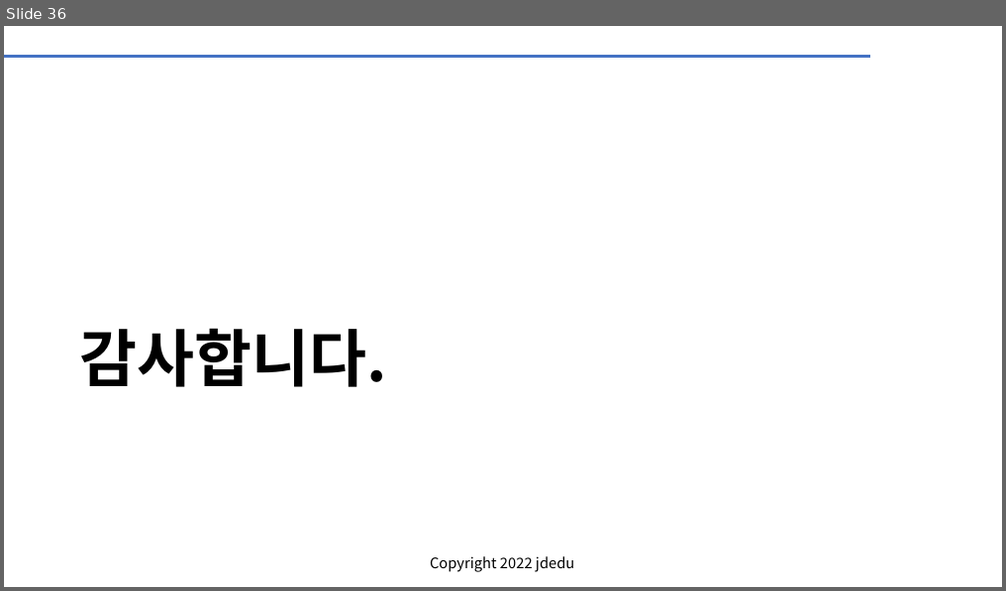
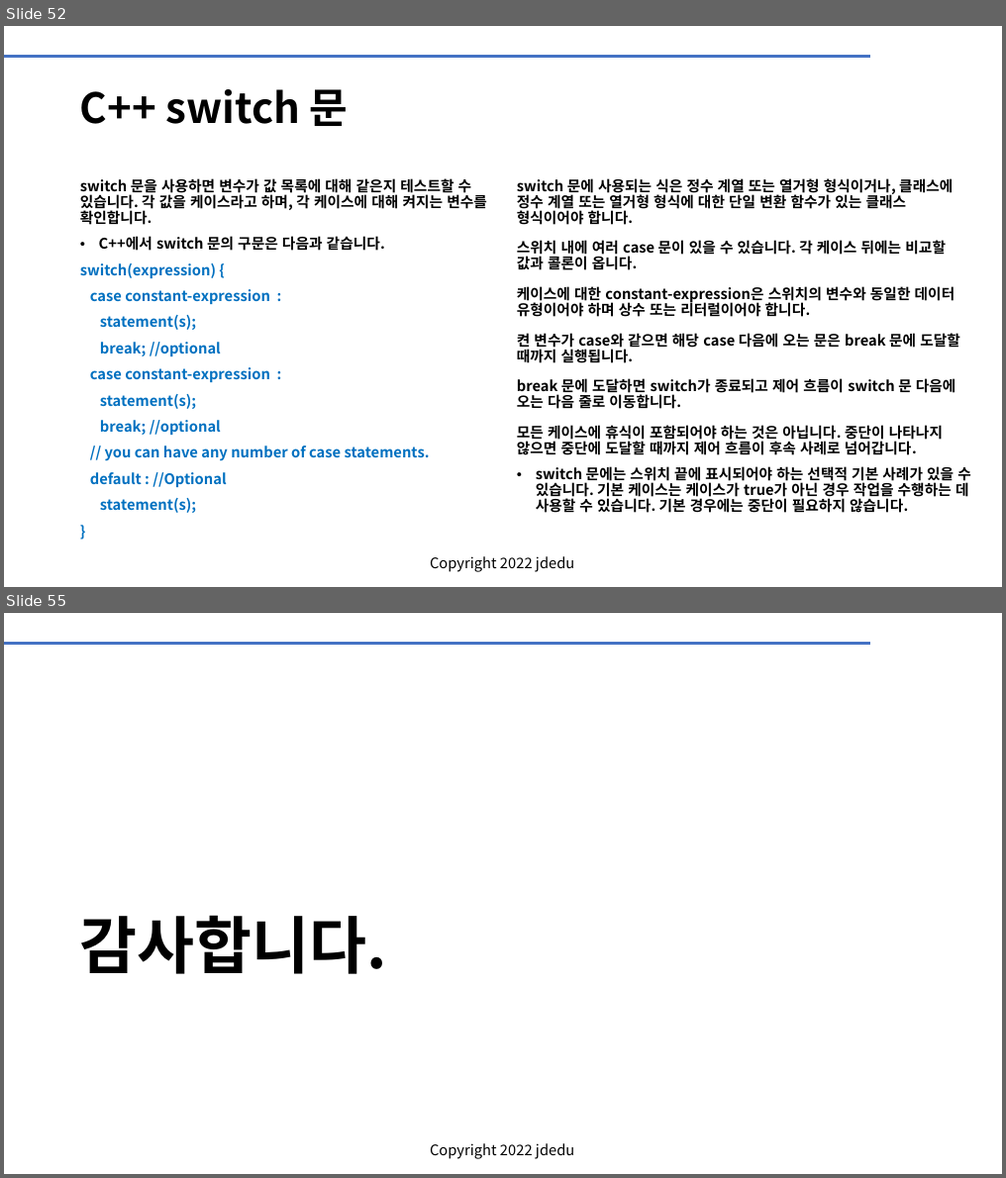
Before and after one commit to JD-edu/KG-KAIROS_robot, a slide deck: doc/KG-KAIROS 리눅스_bash_CC++.pptx. Shown one above the other, each under a label of ours: slide 36 before the commit, slides 52 and 55 after it; the slides between them are not shown. The pictures are 1006x591 and 1006x1178 pixels, drawn with LibreOffice and Linux fonts; fonts in the diff are those of the drawing; background and template pictures are left out. Boxes give left, top, right and bottom in pixels: in the first picture for what was removed or moved away, otherwise in the second. Text is boxed around its words. In the diff, an @@ line names an element or a change of style, - is before the commit and + after.

```diff
--- a/doc/KG-KAIROS 리눅스_bash_CC++.pptx
+++ b/doc/KG-KAIROS 리눅스_bash_CC++.pptx
@@ slide 52 added at (4,26,1002,587), background #FFFFFF; not listed: 2 template elements that a slide beside it also shows @@
@@ title added at (80,89,348,126), 40 pt, text #000000, bold @@
+C++ switch 문
@@ text added at (80,178,487,513), 14 pt, text #0070C0, bold @@
+• switch 문을 사용하면 변수가 값 목록에 대해 같은지 테스트할 수 있습니다. 각 값을 케이스라고 하며, 각 케이스에 대해 켜지는 변수를 확인합니다.
+  C++에서 switch 문의 구문은 다음과 같습니다.
+switch(expression) {
+case constant-expression :
+statement(s);
+break; //optional
+case constant-expression :
+statement(s);
+break; //optional
+// you can have any number of case statements.
+default : //Optional
+statement(s);
+}
@@ text added at (517,178,971,513), 14 pt, text #000000, bold @@
+• switch 문에 사용되는 식은 정수 계열 또는 열거형 형식이거나, 클래스에 정수 계열 또는 열거형 형식에 대한 단일 변환 함수가 있는 클래스 형식이어야 합니다.
+  스위치 내에 여러 case 문이 있을 수 있습니다. 각 케이스 뒤에는 비교할 값과 콜론이 옵니다.
+  케이스에 대한 constant-expression은 스위치의 변수와 동일한 데이터 유형이어야 하며 상수 또는 리터럴이어야 합니다.
+  켠 변수가 case와 같으면 해당 case 다음에 오는 문은 break 문에 도달할 때까지 실행됩니다.
+  break 문에 도달하면 switch가 종료되고 제어 흐름이 switch 문 다음에 오는 다음 줄로 이동합니다.
+  모든 케이스에 휴식이 포함되어야 하는 것은 아닙니다. 중단이 나타나지 않으면 중단에 도달할 때까지 제어 흐름이 후속 사례로 넘어갑니다.
+  switch 문에는 스위치 끝에 표시되어야 하는 선택적 기본 사례가 있을 수 있습니다. 기본 케이스는 케이스가 true가 아닌 경우 작업을 수행하는 데 사용할 수 있습니다. 기본 경우에는 중단이 필요하지 않습니다.
@@ what was slide 36 is now slide 55 @@
```
Also in this commit, not shown: 18 other slides added.
